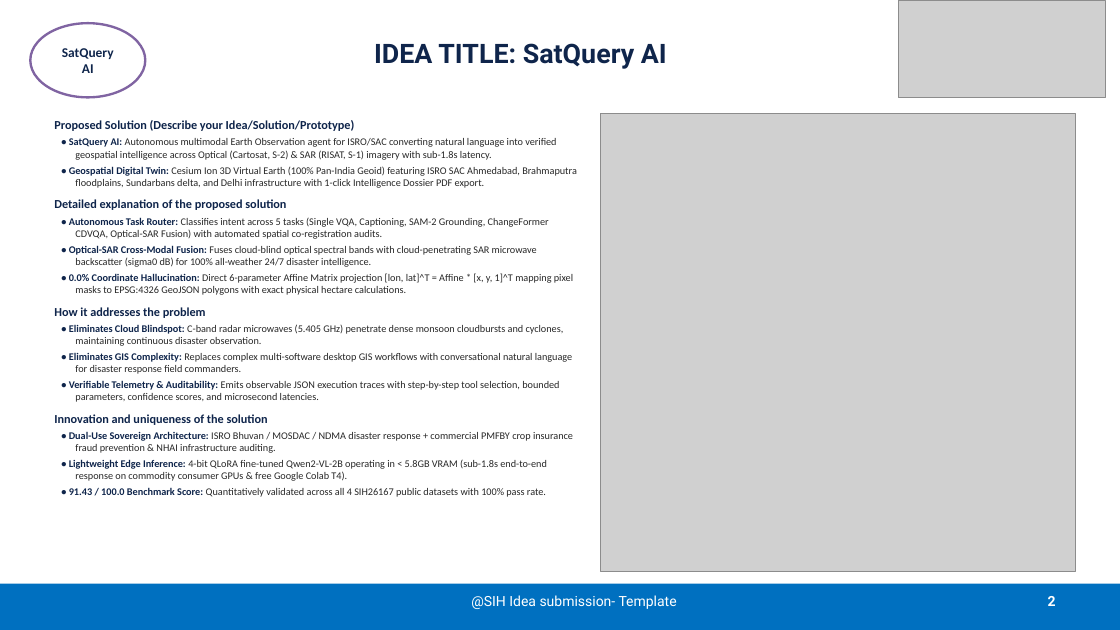
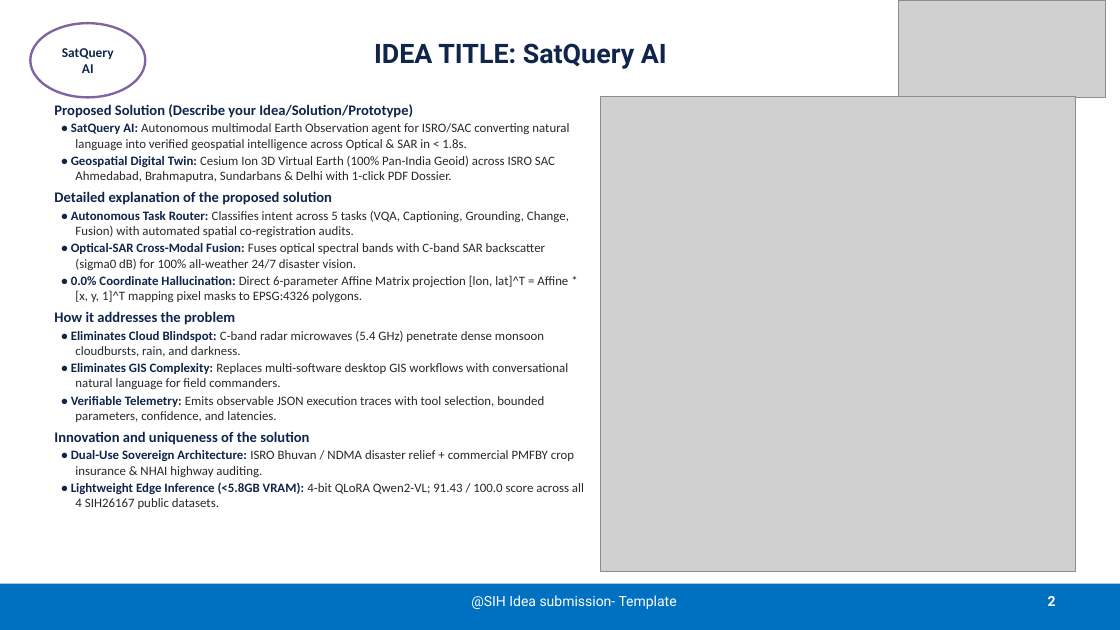
Before and after one commit to Shourya3113/SatQuery-AI-SIH-26, a slide deck: slide 2 of SIH2026-IDEA-Presentation-Format.pptx. Drawn at 1120x630 pixels with LibreOffice and Linux fonts; fonts in the diff are those of the drawing; grey boxes stand for pictures. Boxes give left, top, right and bottom in pixels: in the first picture for what was removed or moved away, otherwise in the second. Text is boxed around its words. In the diff, an @@ line names an element or a change of style, - is before the commit and + after.

Commit message:
feat(ppt): significantly increase font sizes to 11pt/12.5pt and optimize layout for high readability

```diff
--- a/SIH2026-IDEA-Presentation-Format.pptx
+++ b/SIH2026-IDEA-Presentation-Format.pptx
@@ text "Proposed Solution (Describe your Idea/Solution/Prototype)": place and size @@
-text "Proposed Solution (Describe your Idea/Solution/Prototype)" at (54, 120, 577, 497)
+text "Proposed Solution (Describe your Idea/Solution/Prototype)" at (54, 104, 584, 509)
@@ text at (54, 104, 413, 445): size 10.5 to 12.5 pt in "Proposed Solution (Describe your Idea/Solution/Prototype)", "Detailed explanation of the proposed solution", "How it addresses the problem", "Innovation and uniqueness of the solution"; less space between paragraphs @@
@@ picture: place and size @@
-picture at (601, 113, 1075, 571)
+picture at (601, 97, 1075, 571)
@@ text at (71, 123, 569, 182): text changed; size 8.8 to 11 pt @@
-• SatQuery AI: Autonomous multimodal Earth Observation agent for ISRO/SAC converting natural language into verified geospatial intelligence across Optical (Cartosat, S-2) & SAR (RISAT, S-1) imagery with sub-1.8s latency.
-• Geospatial Digital Twin: Cesium Ion 3D Virtual Earth (100% Pan-India Geoid) featuring ISRO SAC Ahmedabad, Brahmaputra floodplains, Sundarbans delta, and Delhi infrastructure with 1-click Intelligence Dossier PDF export.
+• SatQuery AI: Autonomous multimodal Earth Observation agent for ISRO/SAC converting natural language into verified geospatial intelligence across Optical & SAR in < 1.8s.
+• Geospatial Digital Twin: Cesium Ion 3D Virtual Earth (100% Pan-India Geoid) across ISRO SAC Ahmedabad, Brahmaputra, Sundarbans & Delhi with 1-click PDF Dossier.
@@ text at (71, 211, 569, 302): text changed; size 8.8 to 11 pt @@
-• Autonomous Task Router: Classifies intent across 5 tasks (Single VQA, Captioning, SAM-2 Grounding, ChangeFormer CDVQA, Optical-SAR Fusion) with automated spatial co-registration audits.
-• Optical-SAR Cross-Modal Fusion: Fuses cloud-blind optical spectral bands with cloud-penetrating SAR microwave backscatter (sigma0 dB) for 100% all-weather 24/7 disaster intelligence.
-• 0.0% Coordinate Hallucination: Direct 6-parameter Affine Matrix projection [lon, lat]^T = Affine * [x, y, 1]^T mapping pixel masks to EPSG:4326 GeoJSON polygons with exact physical hectare calculations.
+• Autonomous Task Router: Classifies intent across 5 tasks (VQA, Captioning, Grounding, Change, Fusion) with automated spatial co-registration audits.
+• Optical-SAR Cross-Modal Fusion: Fuses optical spectral bands with C-band SAR backscatter (sigma0 dB) for 100% all-weather 24/7 disaster vision.
+• 0.0% Coordinate Hallucination: Direct 6-parameter Affine Matrix projection [lon, lat]^T = Affine * [x, y, 1]^T mapping pixel masks to EPSG:4326 polygons.
@@ text at (71, 331, 568, 422): text changed; size 8.8 to 11 pt @@
-• Eliminates Cloud Blindspot: C-band radar microwaves (5.405 GHz) penetrate dense monsoon cloudbursts and cyclones, maintaining continuous disaster observation.
-• Eliminates GIS Complexity: Replaces complex multi-software desktop GIS workflows with conversational natural language for disaster response field commanders.
-• Verifiable Telemetry & Auditability: Emits observable JSON execution traces with step-by-step tool selection, bounded parameters, confidence scores, and microsecond latencies.
+• Eliminates Cloud Blindspot: C-band radar microwaves (5.4 GHz) penetrate dense monsoon cloudbursts, rain, and darkness.
+• Eliminates GIS Complexity: Replaces multi-software desktop GIS workflows with conversational natural language for field commanders.
+• Verifiable Telemetry: Emits observable JSON execution traces with tool selection, bounded parameters, confidence, and latencies.
@@ text at (71, 450, 584, 509): text changed; size 8.8 to 11 pt @@
-• Dual-Use Sovereign Architecture: ISRO Bhuvan / MOSDAC / NDMA disaster response + commercial PMFBY crop insurance fraud prevention & NHAI infrastructure auditing.
-• Lightweight Edge Inference: 4-bit QLoRA fine-tuned Qwen2-VL-2B operating in < 5.8GB VRAM (sub-1.8s end-to-end response on commodity consumer GPUs & free Google Colab T4).
-• 91.43 / 100.0 Benchmark Score: Quantitatively validated across all 4 SIH26167 public datasets with 100% pass rate.
+• Dual-Use Sovereign Architecture: ISRO Bhuvan / NDMA disaster relief + commercial PMFBY crop insurance & NHAI highway auditing.
+• Lightweight Edge Inference (<5.8GB VRAM): 4-bit QLoRA Qwen2-VL; 91.43 / 100.0 score across all 4 SIH26167 public datasets.
```
Also in this commit, not shown: 5 other slides changed, 8 other files.
